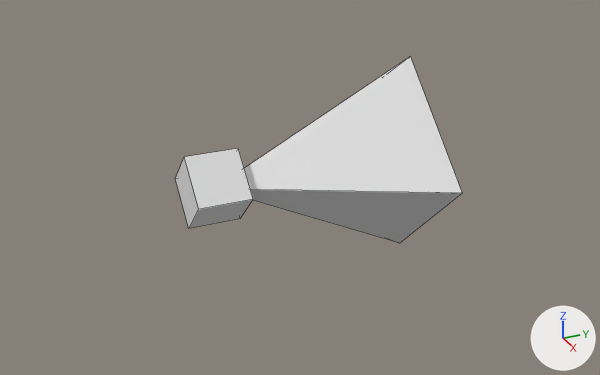
A saved change to the Blender file Totally Accurate Space Battle/Assets/Models/parts.blend.
The view is the same before and after, from a 50 mm lens placed at (6.56, -3.09, 3.13), pointed at (0.04, -0.16, -0.13). Lighting does not change. The marker at lower right points along +X, +Y and +Z. Mesh edges are drawn as thin lines.

The first picture shows 'Rocket Engine'.
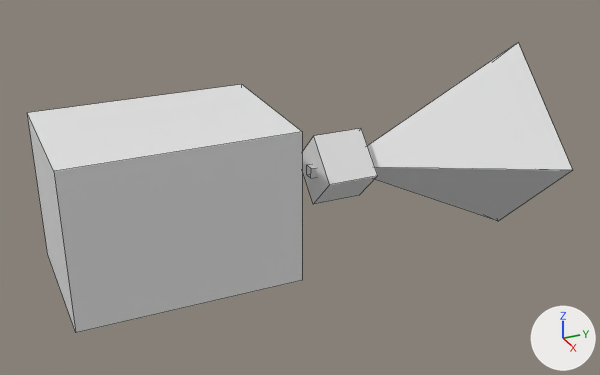
Pixel boxes [x1, y1, x2, y2] of what changed, in the pictures (600 x 375 px):
'Fuel Tank', added: after [27, 84, 302, 333]
'Rocket Engine', mesh moved: before [175, 57, 462, 243]; after [302, 43, 573, 221]

What changed in the scene script:
```text
Change me_cone:
    where me_cone.from_pydata(...)  # 14 vertices, 14 faces; spans x -1.0..1.0, y -1.25..1.0, z -1.0..1.0
    used by ob_rocket_engine; location = (0.0, 0.0, 0.0)
    me_cone part 1: the whole mesh is moved by (0.0, 1.25, 0.0)
Add me_cylinder_004:
    me_cylinder_004.from_pydata([(0.0, 1.0, -1.0), (0.0, 1.0, 1.0), (1.0, 0.0, -1.0), (1.0, 0.0, 1.0), (0.0, -1.0, -1.0), (0.0, -1.0, 1.0), (-1.0, 0.0, -1.0), (-1.0, 0.0, 1.0)], [], [(0, 1, 3, 2), (2, 3, 5, 4), (3, 1, 7, 5), (4, 5, 7, 6), (6, 7, 1, 0), (0, 2, 4, 6)])
Add ob_fuel_tank:
    ob_fuel_tank = bpy.data.objects.new('Fuel Tank', me_cylinder_004)
    ob_fuel_tank.location = (0.0, -1.438, 0.0)
    ob_fuel_tank.rotation_euler = (1.571, 0.785, 0.0)  # degrees (90, 45, 0)
```
